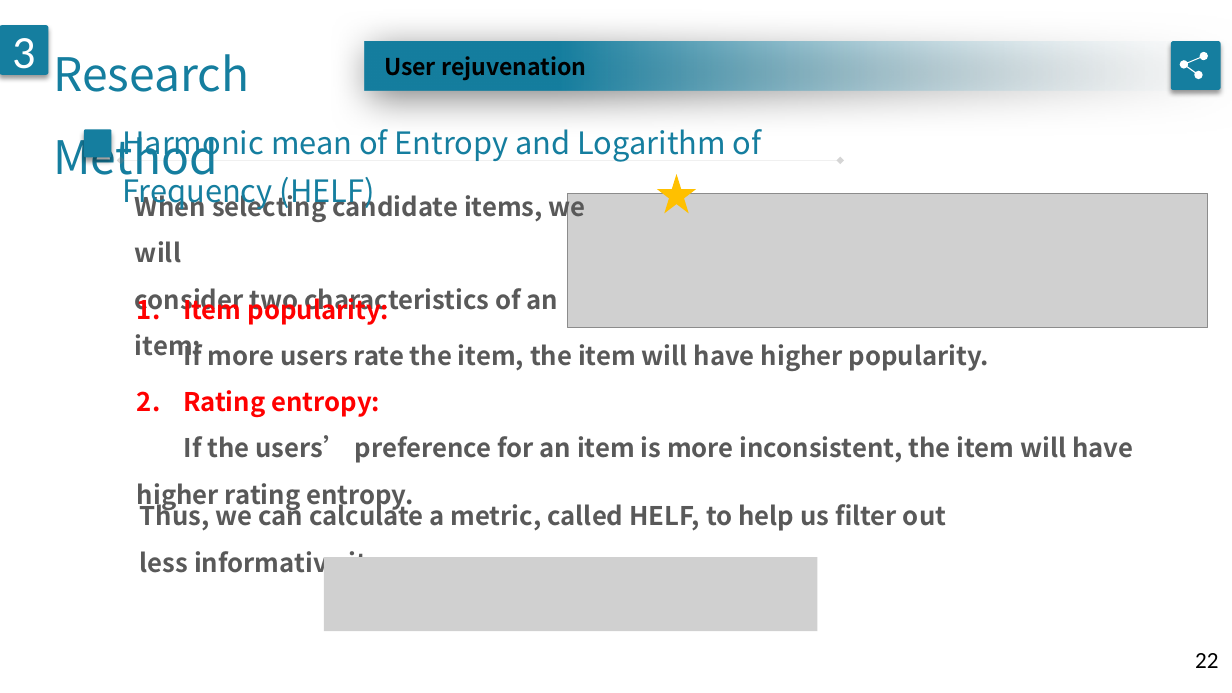
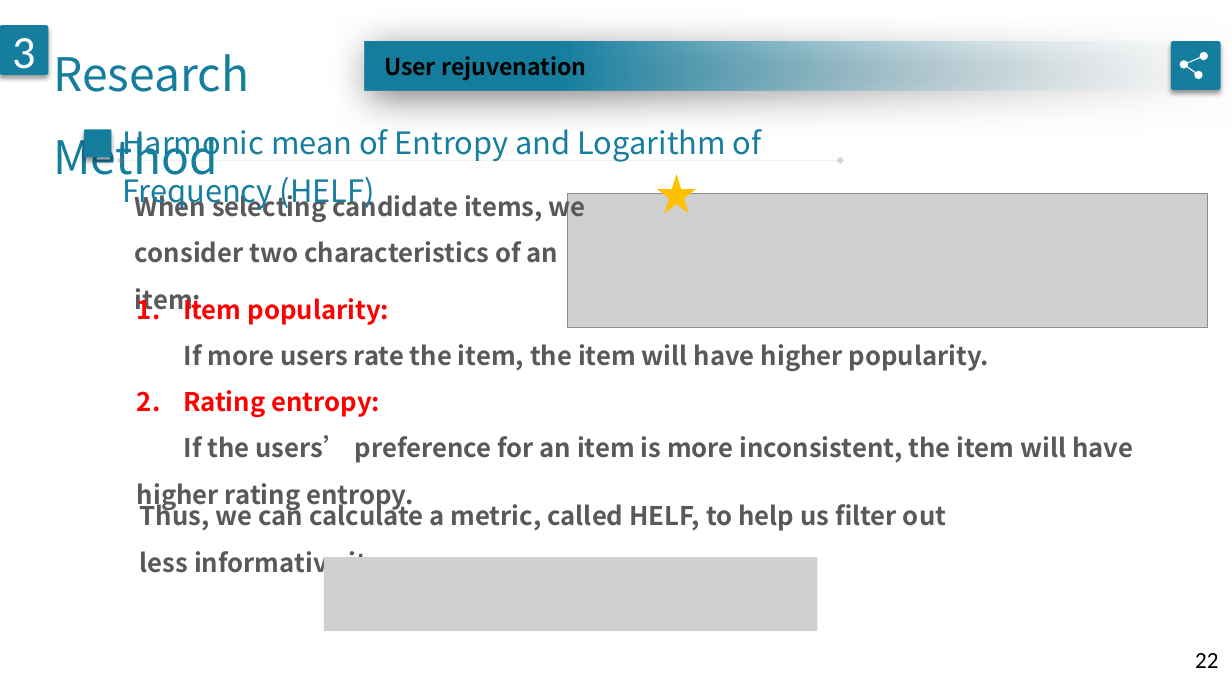
Before and after one commit to geminiwoo/oral-exam, a slide deck: slide 22 of 口試.pptx. Drawn at 1232x693 pixels with LibreOffice and Linux fonts; fonts in the diff are those of the drawing; grey boxes stand for pictures. Boxes give left, top, right and bottom in pixels: in the first picture for what was removed or moved away, otherwise in the second. Text is boxed around its words. In the diff, an @@ line names an element or a change of style, - is before the commit and + after.

```diff
--- a/口試.pptx
+++ b/口試.pptx
@@ text at [135,190,586,223]: text changed @@
-When selecting candidate items, we will
+When selecting candidate items, we
```
Also in this commit, not shown: 3 other slides changed.
